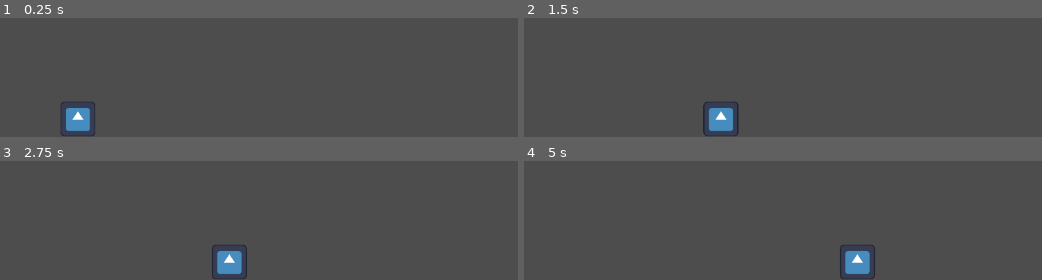
Above: before the commit, frames 1-4 (two rows, left to right).
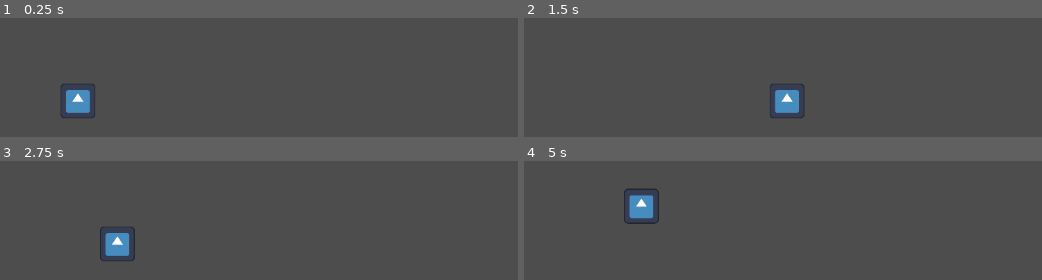
Above: after the commit, the same moments.

Repository: Paradox694/Aerial-Survivor
Game: Godot game, scene res://world.tscn
The game is run twice, just before and just after one commit, with the same random seed, the same clock (stepped at 60 frames per second) and the same inputs. The engine's default icon, where the game draws it, is replaced by a stand-in: a white triangle on a blue panel in a dark square.
Inputs:
- Up to frame 1 (0.25 s): no input
- Up to frame 2 (1.5 s): tap Enter at 0.5 s; hold Right (move_right) from 0.53 s (still down); tap Up (jump) at 0.6, 0.77, 1.07, 1.35 s
- Up to frame 3 (2.75 s): tap Up (jump) at 1.52, 1.82, 2.1 s; release Right (move_right) at 2.03 s; hold Left (move_left) from 2.03 s (still down)
- Up to frame 4 (5 s): release Left (move_left) at 2.78 s; hold Right (move_right) 2.78-4.28 s; tap Up (jump) at 2.85, 3.02, 3.32, 3.6, 3.77, 4.07, 4.35, 4.52, 4.82 s; hold Left (move_left) from 4.28 s (still down)

The runs differ from the first frame. In frame 1, 1.7% of the frame differs, in the area x 11-19%, y 55-100%; in frame 2, 2.3%; in frame 3, 2.3%; in frame 4, 2.5%, in the area x 19-68%, y 23-100%.

Commit message:
made the movement code a lot simpler - added the ability to jump - added temp floor and side panels to test the movement

Diff:
--- a/Player.gd
+++ b/Player.gd
@@ -1,42 +1,24 @@
 extends CharacterBody2D
 
-# Exported variables for customization
-@export var MAX_SPEED = 200
-@export var ACCELERATION = 1000
-@export var FRICTION = 1200
+const SPEED = 300.0
+const JUMP_VELOCITY = -400
 
-# Onready variable to store input axis
-@onready var axis = Vector2.ZERO
+var gravity = ProjectSettings.get_setting("physics/2d/default_gravity")
 
-# Main physics process function
 func _physics_process(delta):
-	move(delta)
+	#add gravity
+	if not is_on_floor():
+		velocity.y += gravity * delta
 
-# Function to get input axis (left/right movement)
-func get_input_axis():
-	axis.x = int(Input.is_action_pressed("move_right")) - int(Input.is_action_pressed("move_left"))
-	return axis.normalized()
+	#Handle jump
+	if Input.is_action_just_pressed("jump") and is_on_floor():
+		velocity.y = JUMP_VELOCITY
 
-# Function to handle movement based on input
-func move(delta):
-
-	axis = get_input_axis()
-	if axis == Vector2.ZERO:
-		apply_friction(FRICTION * delta)
-
+	#Handle input for left and right movement
+	var direction = Input.get_axis("move_left", "move_right")
+	if direction:
+		velocity.x = direction * SPEED
 	else:
-		apply_movement(axis * ACCELERATION * delta)
+		velocity.x = move_toward(velocity.x, 0, SPEED)
 
 	move_and_slide()
-
-# Function to apply friction to slow down movement
-func apply_friction(amount):
-	if velocity.length() > amount:
-		velocity -= velocity.normalized() * amount
-	else:
-		velocity = Vector2.ZERO
-
-# Function to apply movement acceleration
-func apply_movement(accel):
-	velocity += accel
-	velocity = velocity.limit_length(MAX_SPEED)
--- a/world.tscn
+++ b/world.tscn
@@ -7,10 +7,16 @@
 radius = 12.0
 height = 48.0
 
+[sub_resource type="RectangleShape2D" id="RectangleShape2D_40ap4"]
+size = Vector2(409, 20)
+
+[sub_resource type="RectangleShape2D" id="RectangleShape2D_enxlb"]
+size = Vector2(20, 339)
+
 [node name="World" type="Node2D"]
 
 [node name="Player" type="CharacterBody2D" parent="."]
-position = Vector2(121, 622)
+position = Vector2(121, 584)
 script = ExtResource("1_yo3gj")
 
 [node name="Sprite2D" type="Sprite2D" parent="Player"]
@@ -20,3 +26,18 @@
 
 [node name="CollisionShape2D" type="CollisionShape2D" parent="Player"]
 shape = SubResource("CapsuleShape2D_4q66i")
+
+[node name="StaticBody2D" type="StaticBody2D" parent="."]
+position = Vector2(21, 630)
+
+[node name="TempFloor" type="CollisionShape2D" parent="StaticBody2D"]
+position = Vector2(194.5, 0)
+shape = SubResource("RectangleShape2D_40ap4")
+
+[node name="TempSidePanel1" type="CollisionShape2D" parent="StaticBody2D"]
+position = Vector2(0, -159.5)
+shape = SubResource("RectangleShape2D_enxlb")
+
+[node name="TempSidePanel2" type="CollisionShape2D" parent="StaticBody2D"]
+position = Vector2(389, -159)
+shape = SubResource("RectangleShape2D_enxlb")
Not shown: 1 places in world.tscn that only renumber resources
